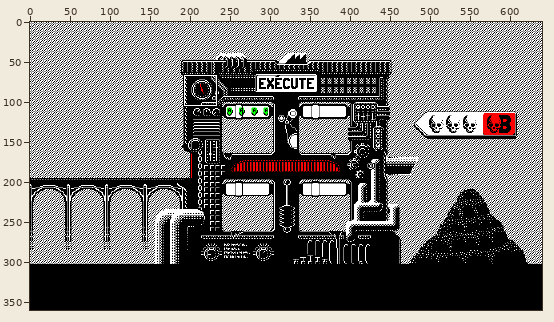
Two versions of one pixel-art file, Execute/Assets/Sprites/SourcesASE/Machine.ase. The picture above shows the old version from afar; the outline marks the close-up.
Close-up. Earlier state:
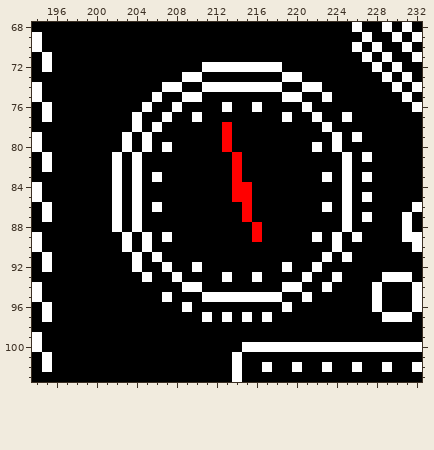
640x360 pixels, 1 frame. Shown: x 194..232, y 68..103.
Once edited:
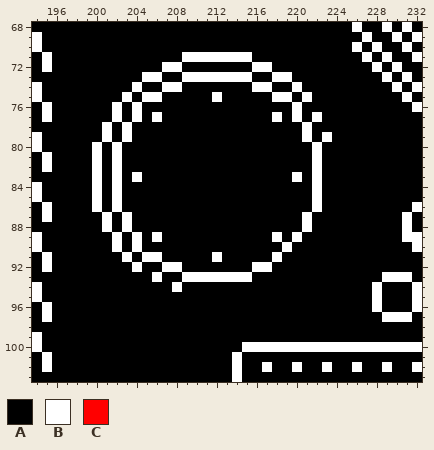
Palette (. is transparent): A #000000  B #ffffff  C #ff0000
Log entry: Horloge modifiable sur la machine
Diff:
--- layer "Détails"
@@ x 194..232 @@
  70 BAAAAAAAAAAAAAAAAAAAAAAAAAAAAAAABABAABA
- 71 ABAAAAAAAAAAAAAAAAAAAAAAAAAAAAAAABABAAB
- 72 ABAAAAAAAAAAAAAAABBBBBBBBAAAAAAAAABABAA
- 73 AAAAAAAAAAAAAAABBAAAAAAAABBAAAAAAAABABA
- 74 BAAAAAAAAAAAABBAABBBBBBBBAABBAAAAAAABAB
- 75 BAAAAAAAAAAABAABBAAAAAAAABBAABAAAAAAABA
- 76 ABAAAAAAAAABAABAAAABAABAAAABAAAAAAAAAAB
- 77 ABAAAAAAAABAABAABAAAAAAAABAABAABAAAAAAA
- 78 AAAAAAAAAABABAAAAAACAAAAAAAAABAAAAAAAAA
- 79 BAAAAAAAABABAAAAAAACAAAAAAAAAABABAAAAAA
- 80 BAAAAAAAABABABAAAAACAAAAAAAABABAAAAAAAA
- 81 ABAAAAAABABAAAAAAAAACAAAAAAAAAABABAAAAA
- 82 ABAAAAAABABAAAAAAAAACAAAAAAAAAABAAAAAAA
- 83 AAAAAAAABABABAAAAAAACAAAAAAAABABABAAAAA
- 84 BAAAAAAABABAAAAAAAAACCAAAAAAAAABAAAAAAA
- 85 BAAAAAAABABAAAAAAAAACCAAAAAAAAABABAAAAA
- 86 ABAAAAAABABABAAAAAAAACAAAAAAABABAAAAAAB
- 87 ABAAAAAABABAAAAAAAAAACAAAAAAAAABABAAABA
- 88 AAAAAAAABABAAAAAAAAAAACAAAAAAAABAAAAABA
- 89 BAAAAAAAABABABAAAAAAAACAAAAABABABAAAABB
- 90 BAAAAAAAABABAAAAAAAAAAAAAAAAAABAAAAAAAB
- 91 ABAAAAAAAABABAAAAAAAAAAAAAAAABABAAAAAAA
- 92 ABAAAAAAAABAABAABAAAAAAAABAABAAAAAAAAAA
- 93 AAAAAAAAAAABAABAAAABAABAAAABAABAAAABBBA
- 94 BAAAAAAAAAAAAAABBAAAAAAAABBAABAAAABAAAB
- 95 BAAAAAAAAAAAABAAABBBBBBBBAABAAAAAABAAAB
- 96 ABAAAAAAAAAAAAABAAAAAAAAABAAAAAAAABAAAB
- 97 ABAAAAAAAAAAAAAAABABABABAAAAAAAAAAABBBA
+ 71 ABAAAAAAAAAAAAABBBBBBBAAAAAAAAAAABABAAB
+ 72 ABAAAAAAAAAAABBAAAAAAABBAAAAAAAAAABABAA
+ 73 AAAAAAAAAAABBAABBBBBBBAABBAAAAAAAAABABA
+ 74 BAAAAAAAAABAABBAAAAAAABBAABAAAAAAAAABAB
+ 75 BAAAAAAAABABBAAAAABAAAAABBABAAAAAAAAABA
+ 76 ABAAAAAABABAAAAAAAAAAAAAAABAAAAAAAAAAAB
+ 77 ABAAAAAABABABAAAAAAAAAAABABABAAAAAAAAAA
+ 78 AAAAAAABABAAAAAAAAAAAAAAAAABAAAAAAAAAAA
+ 79 BAAAAAABABAAAAAAAAAAAAAAAAABABAAAAAAAAA
+ 80 BAAAAABABAAAAAAAAAAAAAAAAAAABAAAAAAAAAA
+ 81 ABAAAABABAAAAAAAAAAAAAAAAAAABAAAAAAAAAA
+ 82 ABAAAABABAAAAAAAAAAAAAAAAAAABAAAAAAAAAA
+ 83 AAAAAABABABAAAAAAAAAAAAAAABABAAAAAAAAAA
+ 84 BAAAAABABAAAAAAAAAAAAAAAAAAABAAAAAAAAAA
+ 85 BAAAAABABAAAAAAAAAAAAAAAAAAABAAAAAAAAAA
+ 86 ABAAAABABAAAAAAAAAAAAAAAAAAABAAAAAAAAAB
+ 87 ABAAAAABABAAAAAAAAAAAAAAAAABAAAAAAAAABA
+ 88 AAAAAAABABAAAAAAAAAAAAAAAAABAAAAAAAAABA
+ 89 BAAAAAAABABABAAAAAAAAAAABABAAAAAAAAAABB
+ 90 BAAAAAAABABAAAAAAAAAAAAAABAAAAAAAAAAAAB
+ 91 ABAAAAAAABABBAAAAABAAAAABAAAAAAAAAAAAAA
+ 92 ABAAAAAAAABAABBAAAAAAABBAAAAAAAAAAAAAAA
+ 93 AAAAAAAAAAAABAABBBBBBBAAAAAAAAAAAAABBBA
+ 94 BAAAAAAAAAAAAABAAAAAAAAAAAAAAAAAAABAAAB
+ 95 BAAAAAAAAAAAAAAAAAAAAAAAAAAAAAAAAABAAAB
+ 96 ABAAAAAAAAAAAAAAAAAAAAAAAAAAAAAAAABAAAB
+ 97 ABAAAAAAAAAAAAAAAAAAAAAAAAAAAAAAAAABBBA
  98 AAAAAAAAAAAAAAAAAAAAAAAAAAAAAAAAAAAAAAA
Where, in picture pixels (left, top, right, bottom), the same in both close-ups:
changed: (92, 52, 372, 322)
